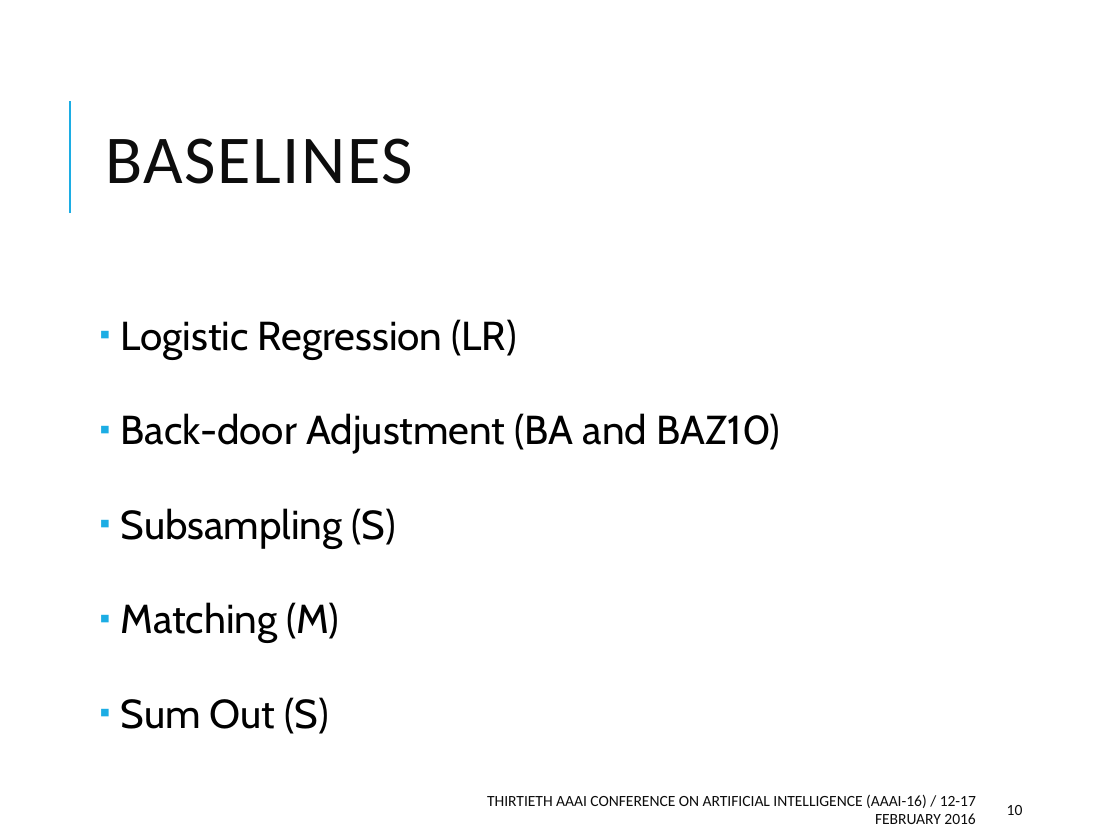
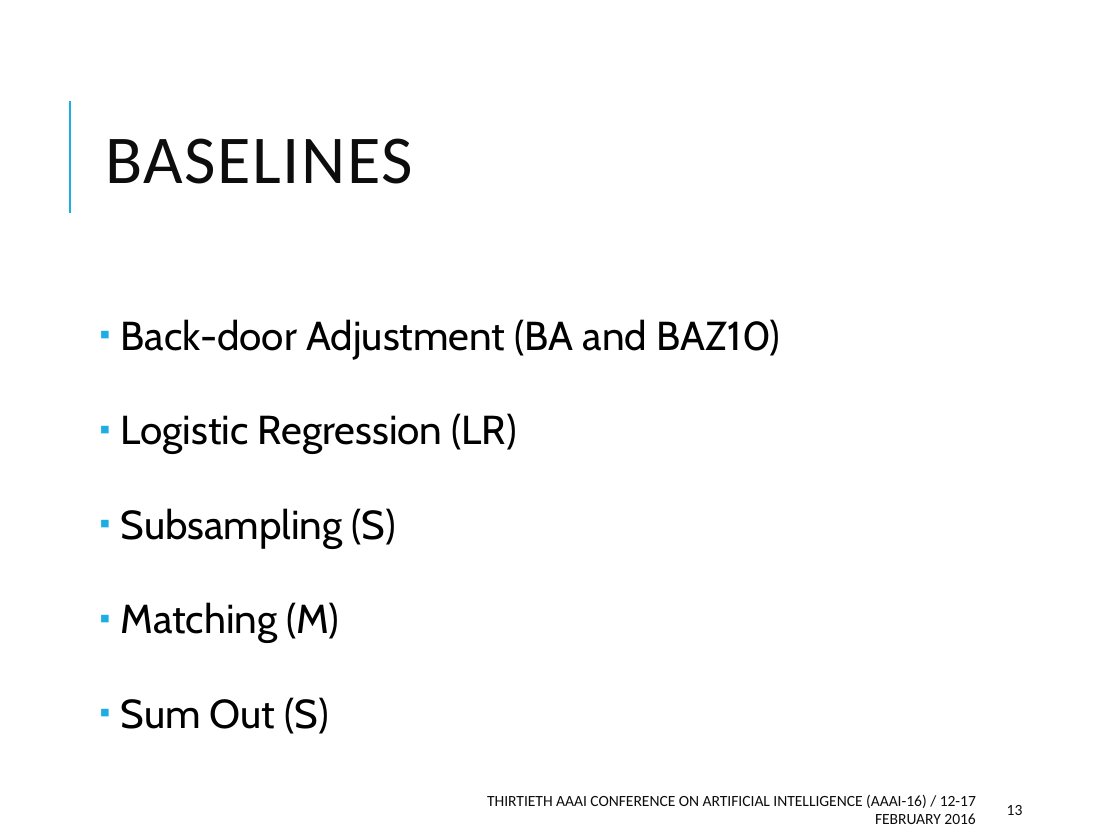
Before and after one commit to tapilab/aaai-2016-robust, a slide deck: slide 13 of slides/slides.pptx (slide 10 before the commit). Drawn at 1120x840 pixels with LibreOffice and Linux fonts; fonts in the diff are those of the drawing. Boxes give left, top, right and bottom in pixels: in the first picture for what was removed or moved away, otherwise in the second. Text is boxed around its words. In the diff, an @@ line names an element or a change of style, - is before the commit and + after.

```diff
--- a/slides/slides.pptx
+++ b/slides/slides.pptx
@@ text at (x1=121, y1=319, x2=780, y2=359): paragraph added @@
+▪ Back-door Adjustment (BA and BAZ10)
@@ text at (x1=121, y1=413, x2=780, y2=454): paragraph removed @@
-▪ Back-door Adjustment (BA and BAZ10)
@@ page number at (x1=1007, y1=805, x2=1023, y2=815): text changed @@
-10
+13
```
Also in this commit, not shown: 7 other slides changed, 3 slides added, 1 other file.
